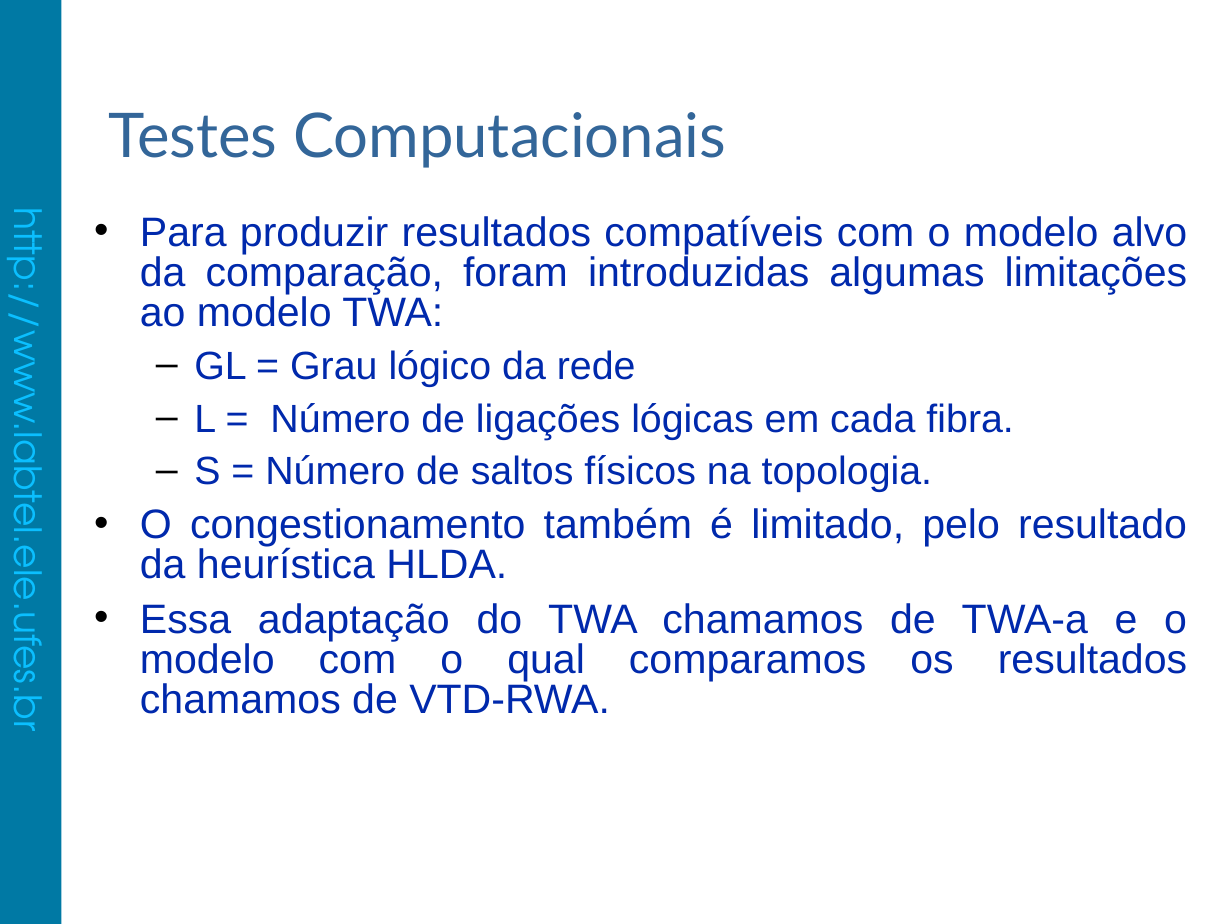
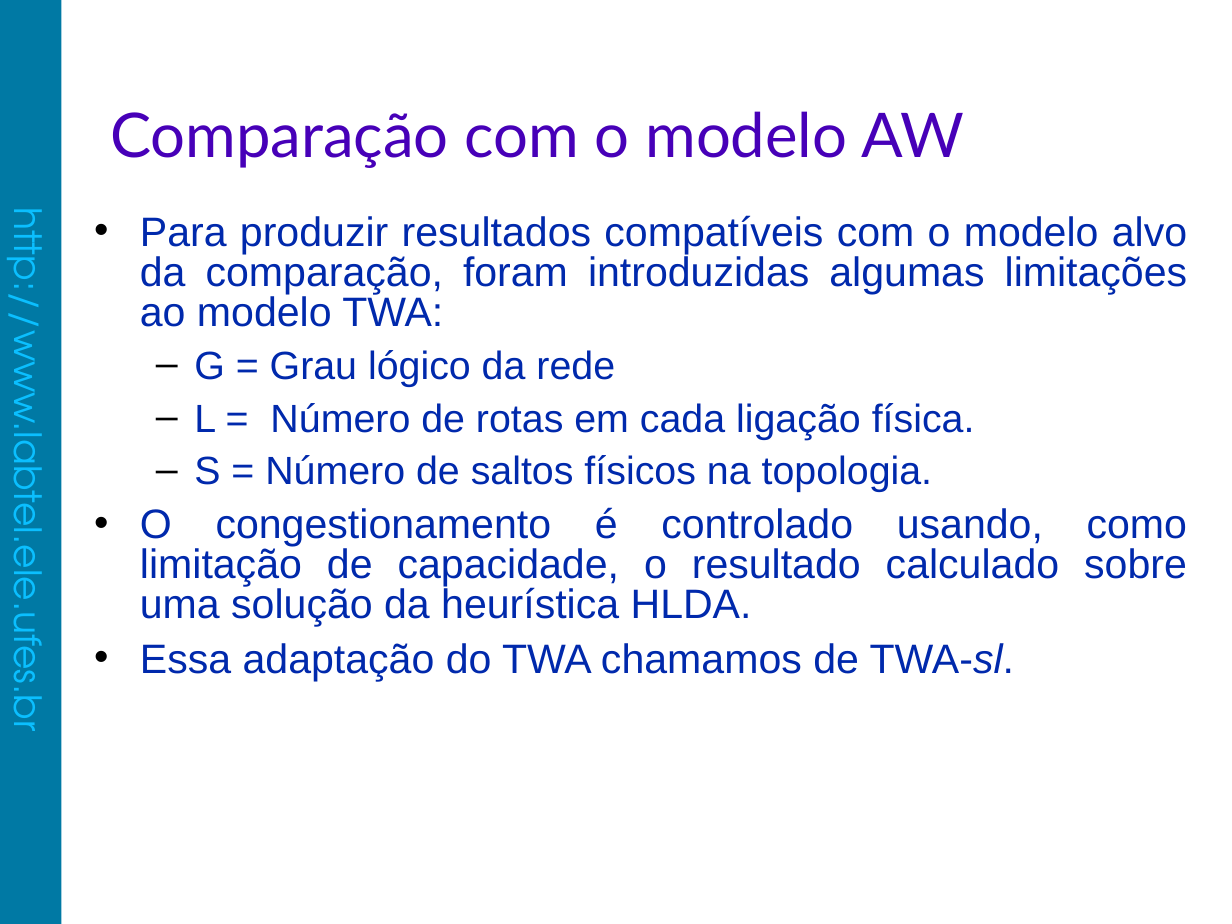
Before and after one commit to fabiolimath/twa, a slide deck: slide 39 of dissertacao/apresentacao/FabioLima-Apresentacao.odp (slide 14 before the commit). Drawn at 1232x924 pixels with LibreOffice and Linux fonts; fonts in the diff are those of the drawing; background and template pictures are left out. Boxes give left, top, right and bottom in pixels: in the first picture for what was removed or moved away, otherwise in the second. Text is boxed around its words. In the diff, an @@ line names an element or a change of style, - is before the commit and + after.

```diff
--- a/dissertacao/apresentacao/FabioLima-Apresentacao.odp
+++ b/dissertacao/apresentacao/FabioLima-Apresentacao.odp
@@ title at box(110, 111, 964, 168): text changed; text colour #336699 to #4700B8 @@
-Testes Computacionais
+Comparação com o modelo AW
@@ text at box(194, 350, 975, 439): text changed @@
-  – GL = Grau lógico da rede
-  – L = Número de ligações lógicas em cada ﬁbra.
+  – G = Grau lógico da rede
+  – L = Número de rotas em cada ligação física.
@@ text at box(140, 507, 1187, 681): text changed @@
-• O congestionamento também é limitado, pelo resultado da heurística HLDA.
-• Essa adaptação do TWA chamamos de TWA-a e o modelo com o qual comparamos os resultados chamamos de VTD-RWA.
+• O congestionamento é controlado usando, como limitação de capacidade, o resultado calculado sobre uma solução da heurística HLDA.
+• Essa adaptação do TWA chamamos de TWA-sl.
```
Also in this commit, not shown: 20 other slides changed, 33 slides added, 5 slides removed, 20 other files.
